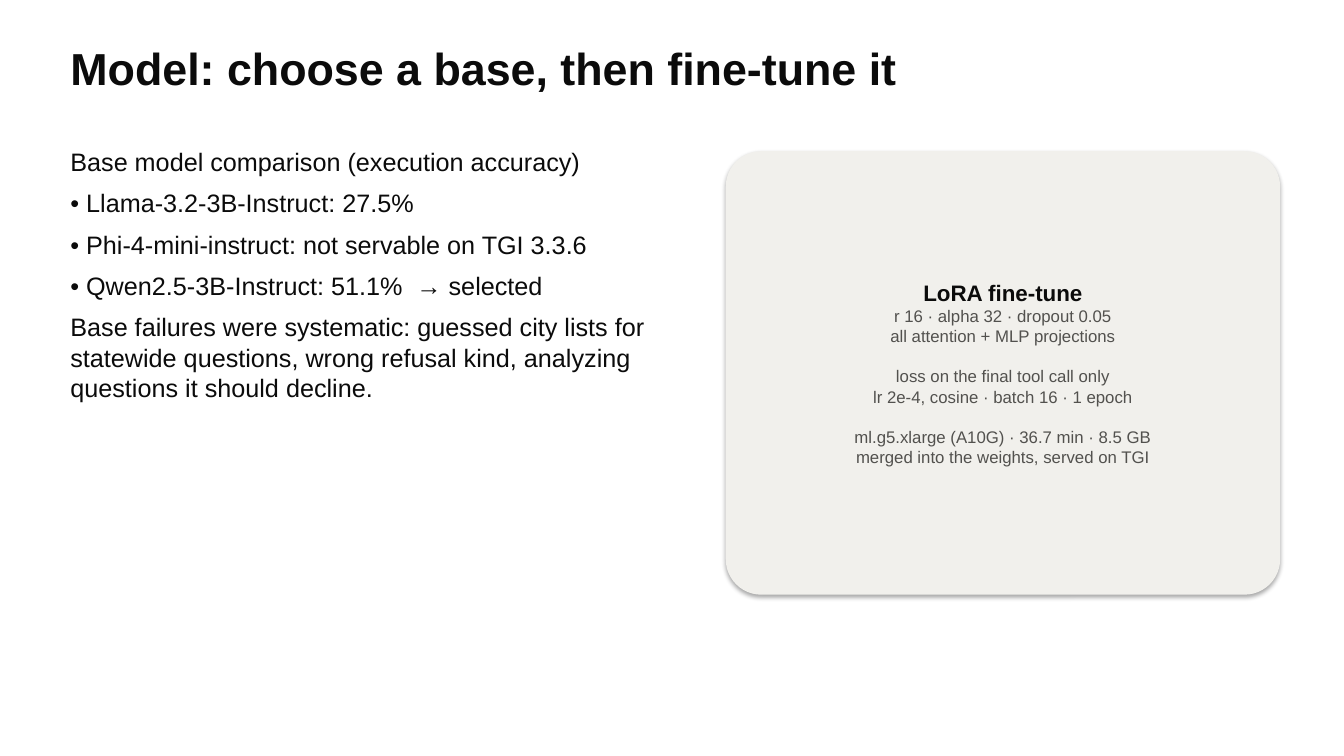
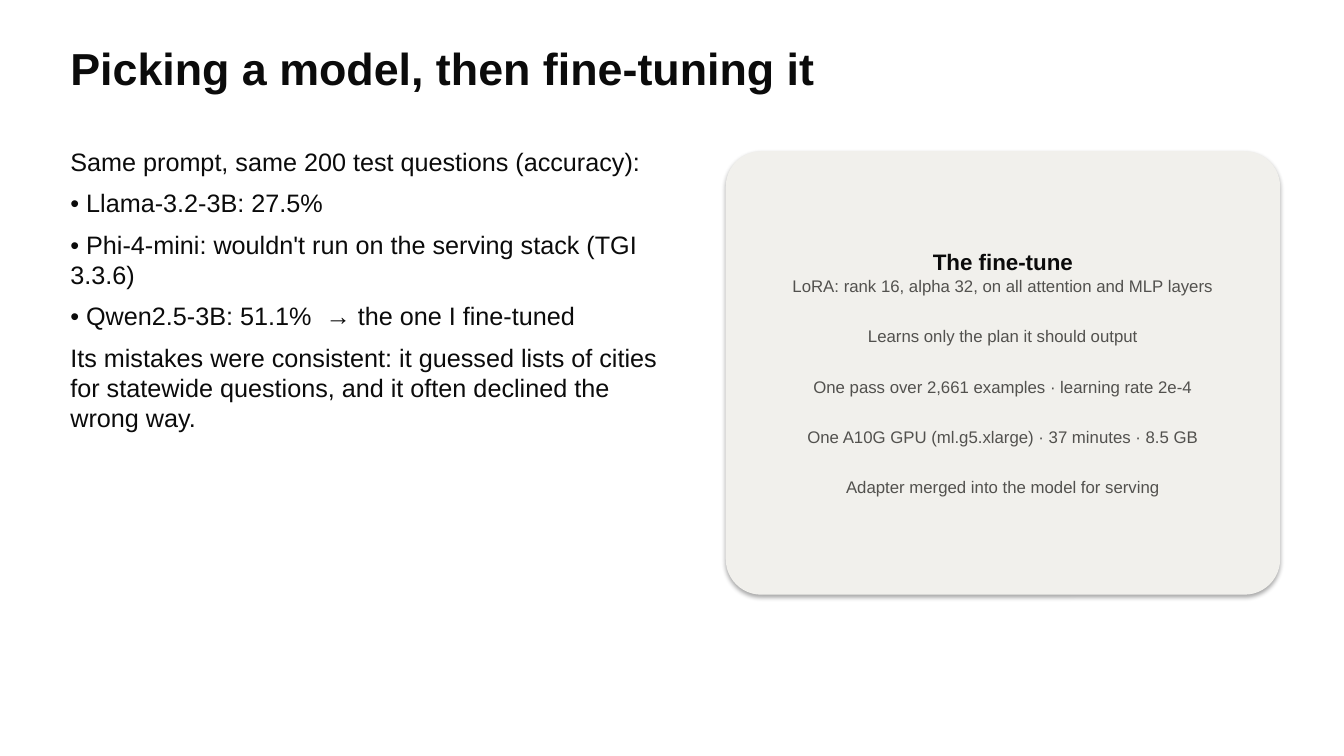
Before and after one commit to weimiao67/llm-class-final, a slide deck: slide 6 of docs/slides/housing-analyst.pptx (slide 5 before the commit). Drawn at 1344x756 pixels with LibreOffice and Linux fonts; fonts in the diff are those of the drawing. Boxes give left, top, right and bottom in pixels: in the first picture for what was removed or moved away, otherwise in the second. Text is boxed around its words. In the diff, an @@ line names an element or a change of style, - is before the commit and + after.

```diff
--- a/docs/slides/housing-analyst.pptx
+++ b/docs/slides/housing-analyst.pptx
@@ text at [70,52,814,93]: text changed @@
-Model: choose a base, then fine-tune it
+Picking a model, then fine-tuning it
@@ text at [70,152,656,433]: text changed @@
-Base model comparison (execution accuracy)
-• Llama-3.2-3B-Instruct: 27.5%
-• Phi-4-mini-instruct: not servable on TGI 3.3.6
-• Qwen2.5-3B-Instruct: 51.1% → selected
-Base failures were systematic: guessed city lists for statewide questions, wrong refusal kind, analyzing questions it should decline.
+Same prompt, same 200 test questions (accuracy):
+• Llama-3.2-3B: 27.5%
+• Phi-4-mini: wouldn't run on the serving stack (TGI 3.3.6)
+• Qwen2.5-3B: 51.1% → the one I fine-tuned
+Its mistakes were consistent: it guessed lists of cities for statewide questions, and it often declined the wrong way.
@@ text in rounded rectangle at [792,253,1213,497]: text changed @@
-LoRA fine-tune
-r 16 · alpha 32 · dropout 0.05
-all attention + MLP projections
-loss on the final tool call only
-lr 2e-4, cosine · batch 16 · 1 epoch
-ml.g5.xlarge (A10G) · 36.7 min · 8.5 GB
-merged into the weights, served on TGI
+The fine-tune
+LoRA: rank 16, alpha 32, on all attention and MLP layers
+Learns only the plan it should output
+One pass over 2,661 examples · learning rate 2e-4
+One A10G GPU (ml.g5.xlarge) · 37 minutes · 8.5 GB
+Adapter merged into the model for serving
```
Also in this commit, not shown: 13 other slides changed, 1 slide added, 4 other files.
